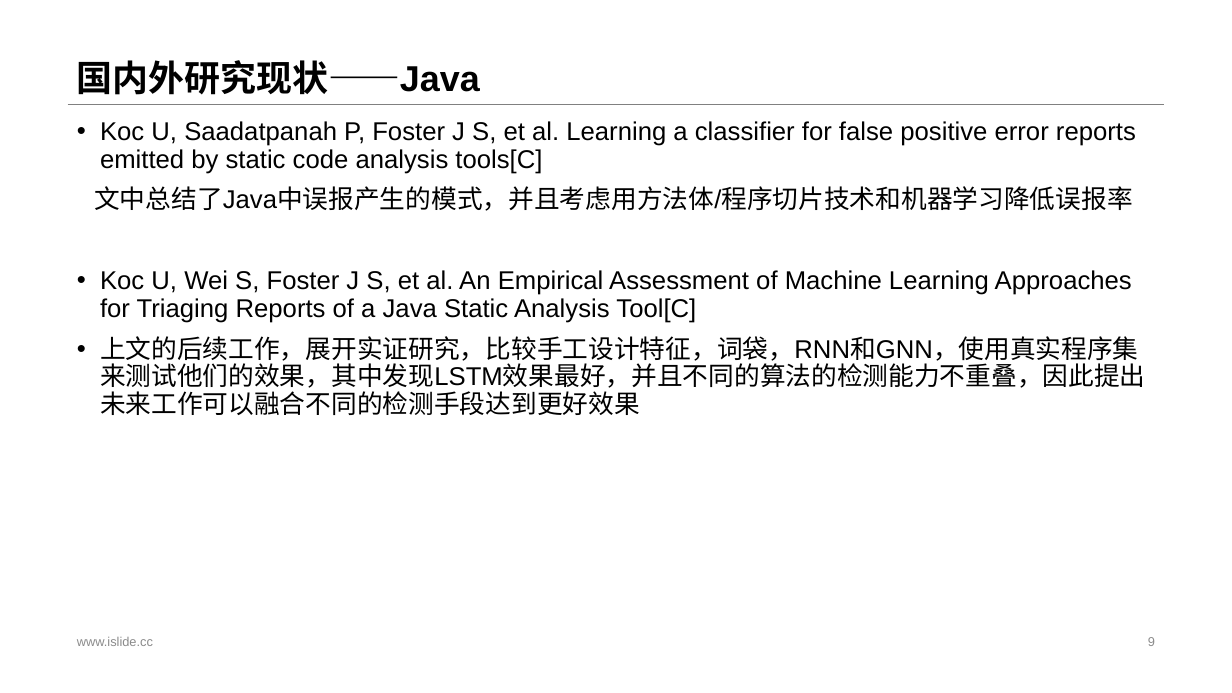
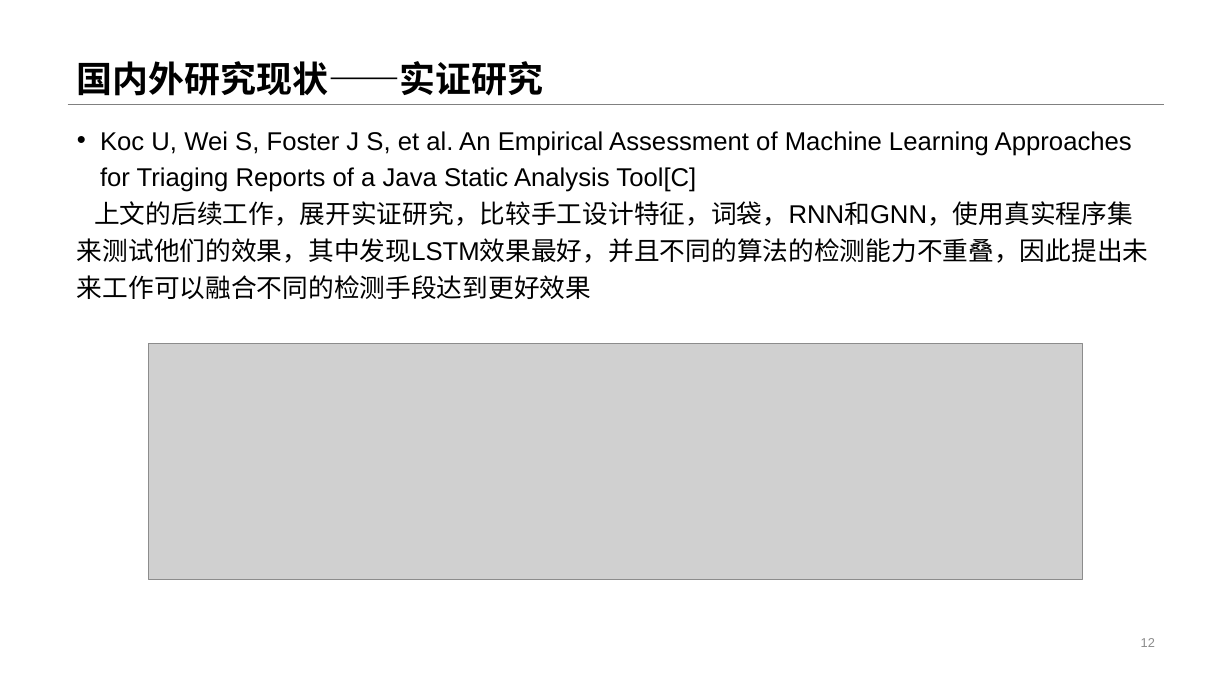
Before and after one commit to Anemone95/MLDetectVuln, a slide deck: slide 12 of 开题/基于深度学习的漏洞扫描系统.pptx (slide 9 before the commit). Drawn at 1232x693 pixels with LibreOffice and Linux fonts; fonts in the diff are those of the drawing; grey boxes stand for pictures. Boxes give left, top, right and bottom in pixels: in the first picture for what was removed or moved away, otherwise in the second. Text is boxed around its words. In the diff, an @@ line names an element or a change of style, - is before the commit and + after.

```diff
--- a/开题/基于深度学习的漏洞扫描系统.pptx
+++ b/开题/基于深度学习的漏洞扫描系统.pptx
@@ title at (77,61,544,96): text changed @@
-国内外研究现状——Java
+国内外研究现状——实证研究
@@ text "Koc U, Wei S, Foster ..." at (77,131,1149,299): line spacing 0.9 to 1.2; less space between paragraphs; bullet • to none @@
@@ text at (94,121,1136,211): paragraphs removed @@
-• Koc U, Saadatpanah P, Foster J S, et al. Learning a classifier for false positive error reports emitted by static code analysis tools[C]
-文中总结了Java中误报产生的模式，并且考虑用方法体/程序切片技术和机器学习降低误报率
@@ picture added at (149,344,1083,579) @@
@@ text removed at (77,637,153,646) @@
-www.islide.cc
@@ page number at (1141,638,1155,647): text changed @@
-9
+12
```
Also in this commit, not shown: 7 other slides changed, 10 slides added, 3 slides removed, 1 other file.
